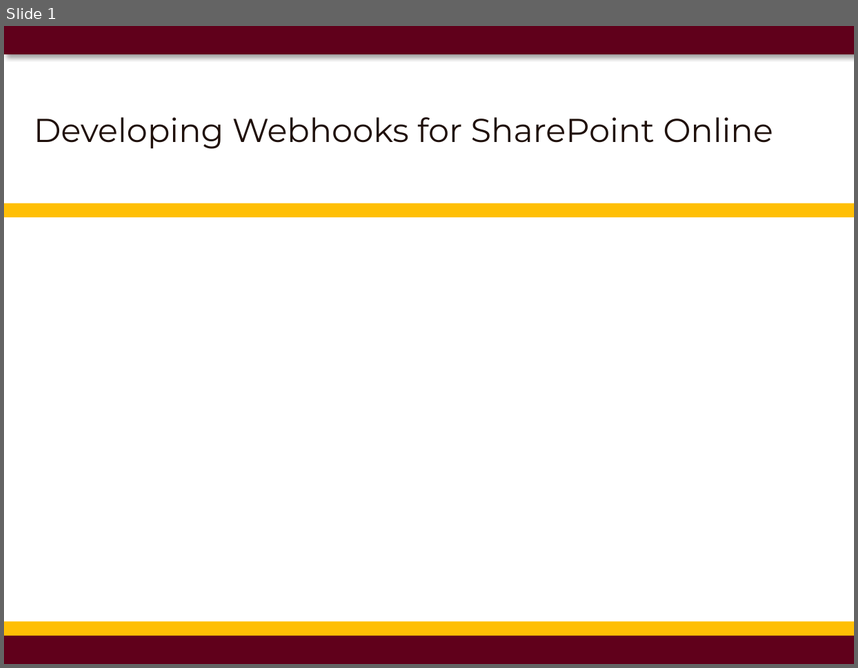
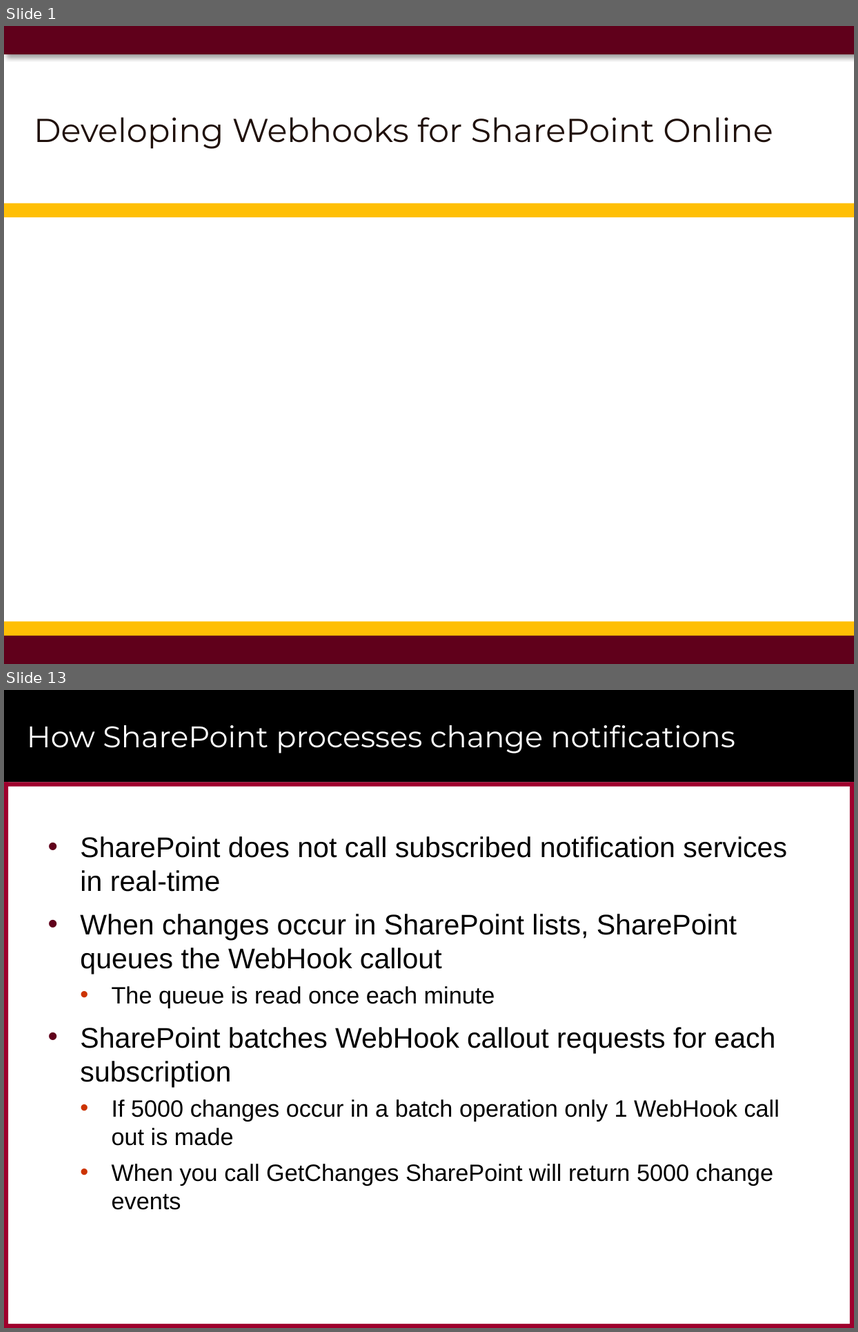
Before and after one commit to CriticalPathTraining/MSD365_Courseware, a slide deck: 12 WebHooks.pptx. Shown one above the other, each under a label of ours: slide 1 before the commit, slides 1 and 13 after it; the slides between them are not shown. The pictures are 858x668 and 858x1332 pixels, drawn with LibreOffice and Linux fonts; fonts in the diff are those of the drawing; background and template pictures are left out. Boxes give left, top, right and bottom in pixels: in the first picture for what was removed or moved away, otherwise in the second. Text is boxed around its words. In the diff, an @@ line names an element or a change of style, - is before the commit and + after.

```diff
--- a/12 WebHooks.pptx
+++ b/12 WebHooks.pptx
@@ slide 13 added at (4, 690, 854, 1328), background #FFFFFF @@
@@ rectangle added at (4, 690, 854, 782), fill #000000 @@
@@ title added at (27, 724, 735, 753), 25.2 pt, text #FFFFFF @@
+How SharePoint processes change notifications
@@ rectangle added at (4, 782, 854, 786), fill #9F002D @@
@@ rectangle added at (4, 782, 8, 1328), fill #9F002D @@
@@ rectangle added at (850, 782, 854, 1328), fill #9F002D @@
@@ text added at (80, 836, 787, 1210), 24 pt, text #000000 @@
+• SharePoint does not call subscribed notification services in real-time
+• When changes occur in SharePoint lists, SharePoint queues the WebHook callout
+  • The queue is read once each minute
+• SharePoint batches WebHook callout requests for each subscription
+  • If 5000 changes occur in a batch operation only 1 WebHook call out is made
+  • When you call GetChanges SharePoint will return 5000 change events
@@ rectangle added at (805, 1283, 838, 1314), fill #FFFFFF at 75% opacity @@
@@ rectangle added at (4, 1323, 854, 1328), fill #9F002D @@
```
Also in this commit, not shown: 21 other slides added, 1 slide removed, 10 other files.
